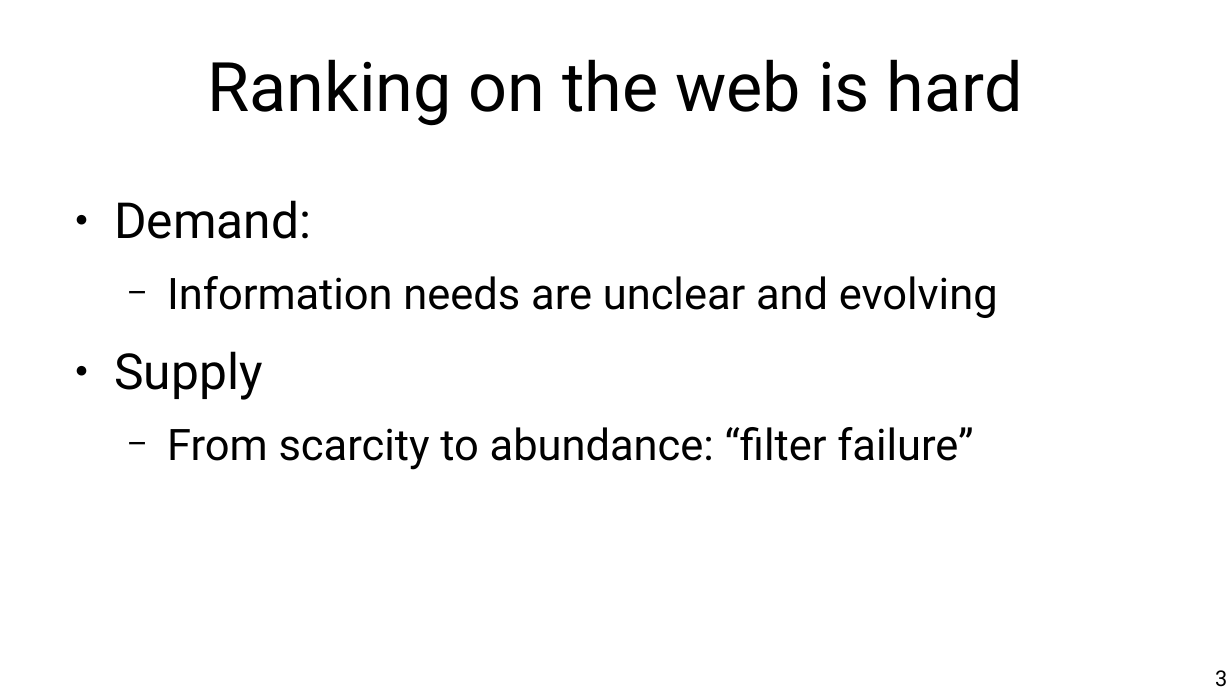
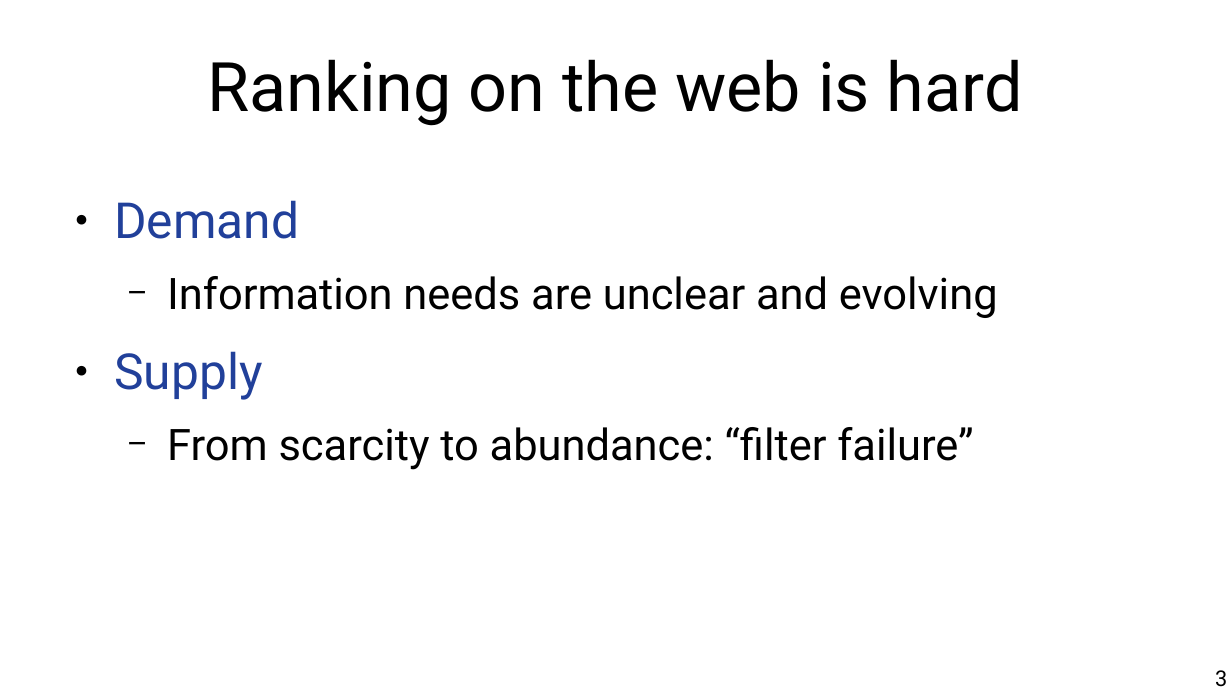
Before and after one commit to chatox/networks-science-course, a slide deck: slide 3 of theory/tt07_hubs_authorities.odp. Drawn at 1232x693 pixels with LibreOffice and Linux fonts; fonts in the diff are those of the drawing. Boxes give left, top, right and bottom in pixels: in the first picture for what was removed or moved away, otherwise in the second. Text is boxed around its words. In the diff, an @@ line names an element or a change of style, - is before the commit and + after.

```diff
--- a/theory/tt07_hubs_authorities.odp
+++ b/theory/tt07_hubs_authorities.odp
@@ text at box(114, 200, 299, 239): text changed; text colour #000000 to #21409A @@
-● Demand:
+● Demand
@@ text at box(114, 351, 262, 400): text colour #000000 to #21409A in "Supply" @@
```
Also in this commit, not shown: 7 other slides changed, 2 slides added, 2 other files.
